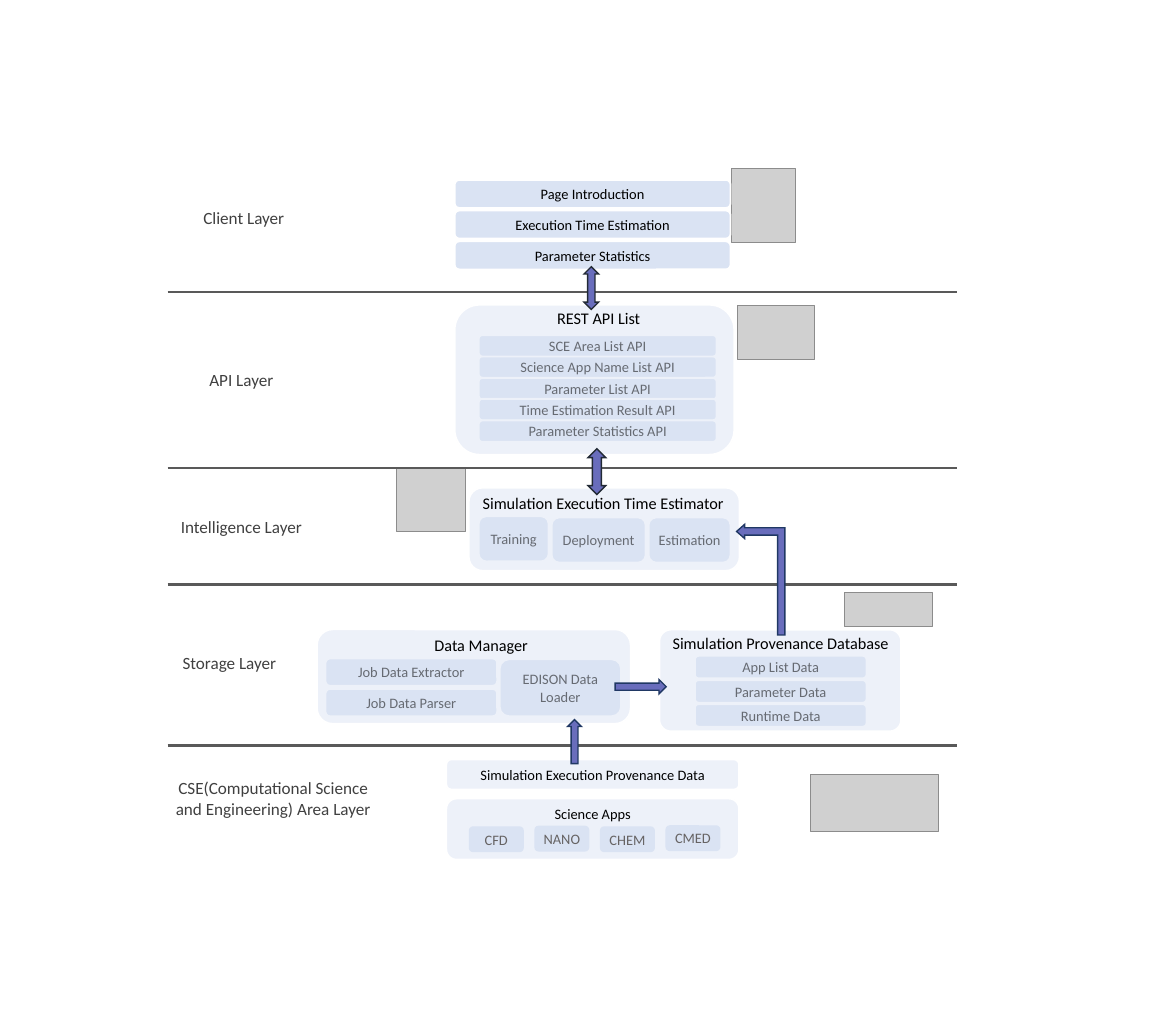
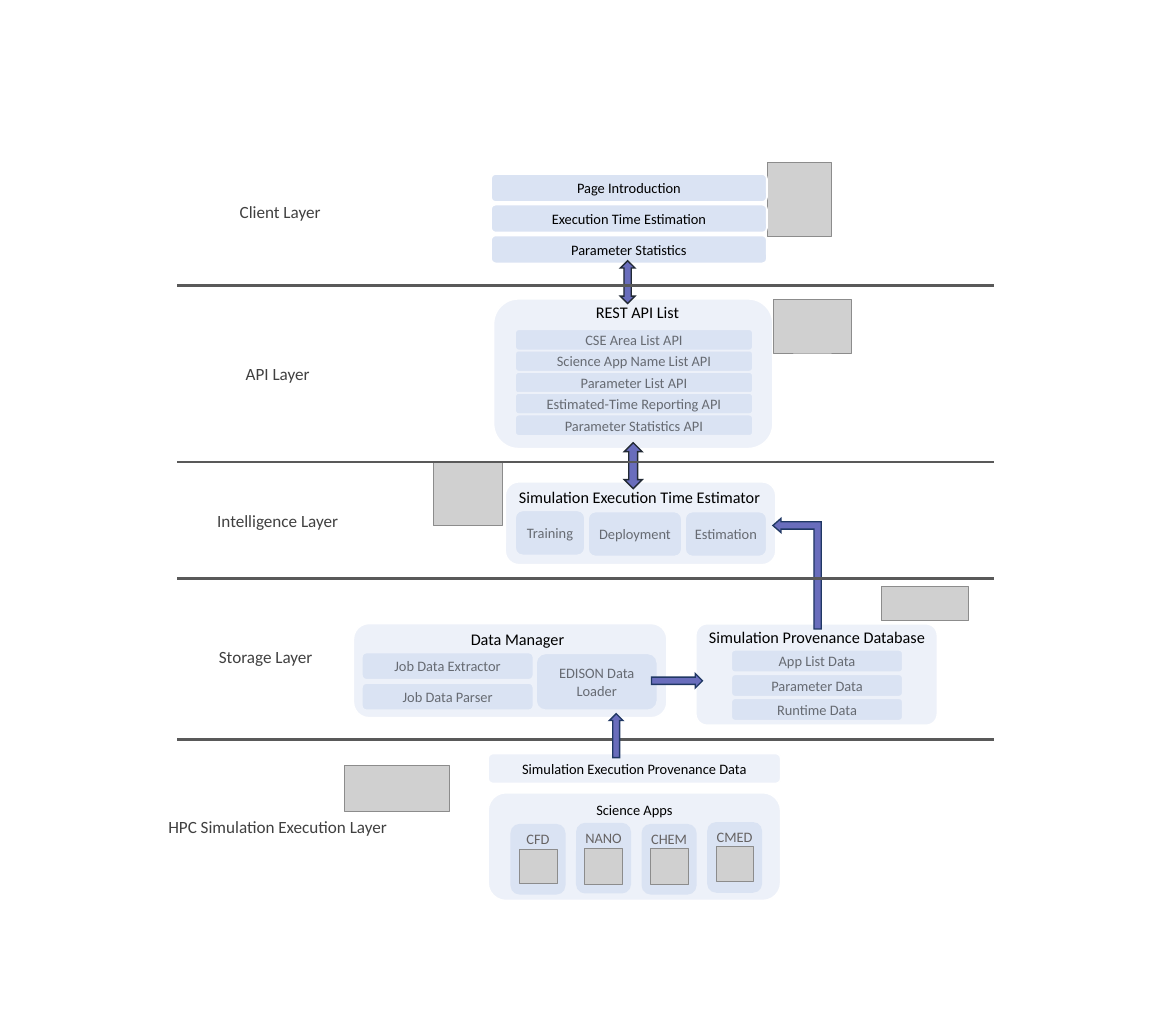
Before and after one commit to o-star/SPA_Project, a slide deck: slide 1 of docs/SPA_Architecture.pptx. Drawn at 1176x1023 pixels with LibreOffice and Linux fonts; fonts in the diff are those of the drawing; grey boxes stand for pictures. Boxes give left, top, right and bottom in pixels: in the first picture for what was removed or moved away, otherwise in the second. Text is boxed around its words. In the diff, an @@ line names an element or a change of style, - is before the commit and + after.

```diff
--- a/docs/SPA_Architecture.pptx
+++ b/docs/SPA_Architecture.pptx
@@ line moved from (168, 292) - (957, 292) to (177, 286) - (994, 286) @@
@@ text in rounded rectangle at (x1=585, y1=335, x2=682, y2=345): text changed @@
-SCE Area List API
+CSE Area List API
@@ 20 rounded rectangles, 7 texts, 4 pictures, 2 up down arrows, 2 lines, 1 down arrow, 1 bent up arrow moved together from (x1=168, y1=168, x2=957, y2=731) to (x1=204, y1=162, x2=994, y2=725) @@
@@ text in rounded rectangle at (x1=547, y1=399, x2=721, y2=412): text changed @@
-Time Estimation Result API
+Estimated-Time Reporting API
@@ line added from (177, 462) to (994, 462), #595959 3 pt @@
@@ line added from (177, 579) to (994, 579), #595959 3 pt @@
@@ 2 rounded rectangles, 1 text, 1 down arrow moved together from (x1=446, y1=305, x2=739, y2=789) to (x1=488, y1=299, x2=781, y2=783) @@
@@ line moved from (168, 745) - (957, 745) to (177, 739) - (994, 739) @@
@@ picture resized from (x1=810, y1=775, x2=938, y2=831) to (x1=345, y1=765, x2=449, y2=811) @@
@@ rounded rectangle "Science Apps" resized from (x1=446, y1=798, x2=739, y2=859) to (x1=488, y1=792, x2=781, y2=900) @@
@@ text at (x1=168, y1=821, x2=387, y2=836): text changed @@
-CSE(Computational Science and Engineering) Area Layer
+HPC Simulation Execution Layer
@@ rounded rectangle "CFD" resized from (x1=469, y1=826, x2=524, y2=852) to (x1=510, y1=823, x2=566, y2=894) @@
@@ rounded rectangle "NANO" resized from (x1=534, y1=825, x2=590, y2=851) to (x1=576, y1=823, x2=631, y2=894) @@
@@ vertical alignment middle to top in 4 elements at (x1=707, y1=821, x2=762, y2=892), (x1=576, y1=823, x2=631, y2=894), (x1=510, y1=823, x2=566, y2=894), (x1=642, y1=823, x2=697, y2=894) @@
@@ rounded rectangle "CHEM" resized from (x1=600, y1=826, x2=655, y2=852) to (x1=642, y1=823, x2=697, y2=894) @@
@@ rounded rectangle "CMED" resized from (x1=666, y1=825, x2=721, y2=851) to (x1=707, y1=821, x2=762, y2=892) @@
@@ picture added at (x1=519, y1=849, x2=557, y2=884) @@
@@ picture added at (x1=584, y1=848, x2=621, y2=884) @@
@@ picture added at (x1=651, y1=848, x2=688, y2=884) @@
@@ picture added at (x1=716, y1=846, x2=753, y2=881) @@
```
Also in this commit, not shown: 5 other files.
